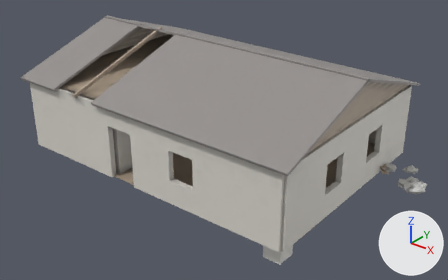
What one commit did to the glTF model jogo/assets/ruinas/casa_r5.glb.
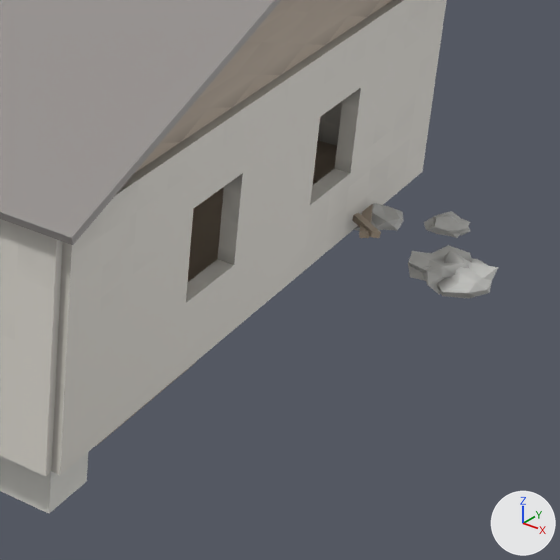
The first picture shows the older version from a 50 mm camera at (15.07, -18.44, 11.88) aimed at (0.85, -0.67, 0.86). The close-ups show the older and then the newer version on the part from 59% to 100% of the width and 34% to 100% of the height of that picture. Only the edits that show in the close-ups are written down. Every picture has the same lights, and +X, +Y and +Z are marked at lower right. Objects named as collision shapes, trigger or cutter boxes, shadow casters or lower levels of detail are left out. Where no turn or scale is listed for an object, it has been applied to the vertices. Vertices at exactly the same position are counted once.

Script lines for the objects in view, before the commit:
```python
me_g = bpy.data.meshes.new('g')
me_g.from_pydata(...)  # 38 vertices, 68 faces; spans x -0.35..0.37, y -0.38..0.38, z -0.9..0.9
# faces by material slot: [56, 12]
me_g.materials.append(mat_branco)
me_g.materials.append(mat_metal)
me_icosphere_006 = bpy.data.meshes.new('Icosphere.006')
me_icosphere_006.from_pydata(...)  # 200 vertices, 376 faces; spans x -2.68..0.4, y -0.52..1.4, z -0.21..0.3
# faces by material slot: [320, 56]
me_icosphere_006.materials.append(mat_concreto)
me_icosphere_006.materials.append(mat_madeira)
me_p = bpy.data.meshes.new('p')
me_p.from_pydata(...)  # 464 vertices, 912 faces; spans x -2.34..10.16, y -0.11..0.11, z -1.5..1.5
me_p.materials.append(mat_parede)
me_p_006 = bpy.data.meshes.new('p.006')
me_p_006.from_pydata(...)  # 330 vertices, 656 faces; spans x -0.11..0.11, y -1.23..7.78, z -1.5..1.5
me_p_006.materials.append(mat_parede)
ob_entulho_fora = bpy.data.objects.new('entulho_fora', me_icosphere_006)
ob_entulho_fora.location = (7.93, 2.1, 0.0)
ob_ext0_0 = bpy.data.objects.new('ext0_0', me_p)
ob_ext0_0.location = (-3.91, -4.5, 1.5)
ob_ext0_1 = bpy.data.objects.new('ext0_1', me_p_006)
ob_ext0_1.location = (6.25, -3.28, 1.5)
ob_geladeira = bpy.data.objects.new('geladeira', me_g)
ob_geladeira.location = (5.69, -3.8, 0.06)
# also in view: 'ext0_2' at (0.0, 4.5, 1.5); 'chao' at (0.0, 0.0, 0.03); 'telhado_oitao2' at (6.14, 0.0, 3.8); 'telhado' at (0.0, 0.0, 3.8)
```
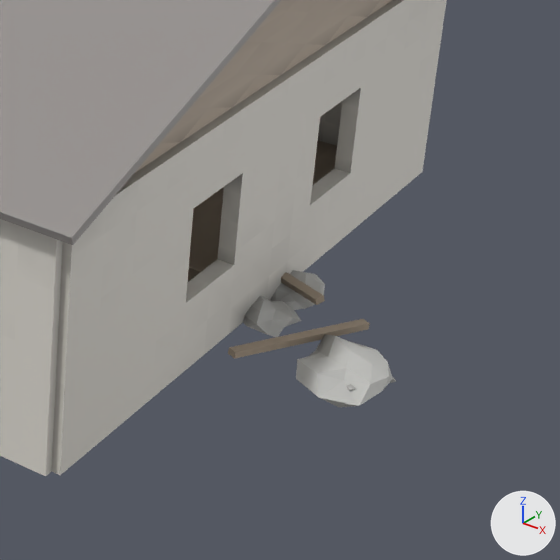
Edits to the bpy script that builds the scene:
```text
Change me_p_006:
    where me_p_006.from_pydata(...)  # 330 vertices, 656 faces; spans x -0.11..0.11, y -1.23..7.78, z -1.5..1.5
    used by ob_ext0_1; location = (6.25, -3.28, 1.5)
    me_p_006 part 1: 113 faces centred in x -0.11..0.11, y -0.2..7.57, z -1.38..0.62 are repainted in the vertex colours; the middle colour goes from white #fcfcfc to white #fafafa
Change me_icosphere_006:
    used by ob_entulho_fora; location = (7.93, 2.1, 0.0)
    remove me_icosphere_006.from_pydata(...)  # 200 vertices, 376 faces; spans x -2.68..0.4, y -0.52..1.4, z -0.21..0.3
    add me_icosphere_006.from_pydata(...)  # 208 vertices, 392 faces; spans x -2.69..0.36, y -0.74..1.94, z -0.26..0.3
    me_icosphere_006 part 2: the loose piece of 20 vertices spanning x -2.68..-1.06, y -0.17..1.24, z 0.0..0.3 is multiplied about its middle by the matrix ((0.911, -0.279, -0.166), (0.21, 0.883, -0.334), (0.248, 0.279, 0.892)), then moved by (0.07, 0.9, 0.0)
    me_icosphere_006 part 3: the loose piece of 20 vertices spanning x -2.68..-1.06, y -0.17..1.24, z 0.0..0.3 is copied, and the copy is multiplied about its middle by the matrix ((0.309, 0.939, -0.149), (-0.945, 0.32, 0.062), (0.106, 0.122, 0.987)), then moved by (1.08, -0.32, 0.0); it spans x -1.24..-0.34, y -0.74..1.16, z 0.01..0.29
    me_icosphere_006 part 4: the loose piece of 42 vertices spanning x -0.5..0.4, y -0.52..0.53, z -0.21..0.21 is rebuilt with 42 vertices and now spans x -0.64..0.36, y -0.56..0.76, z -0.26..0.27
    me_icosphere_006 part 5: the loose piece of 42 vertices spanning x -0.65..0.22, y -0.48..0.47, z -0.18..0.2 is rebuilt with 42 vertices and now spans x -0.35..0.27, y -0.32..0.3, z -0.14..0.15
    me_icosphere_006 part 6: the loose piece of 42 vertices spanning x -1.88..-1.16, y 0.36..1.14, z -0.16..0.17 is rebuilt with 42 vertices and now spans x -1.94..-1.06, y 0.25..0.98, z -0.18..0.19
    me_icosphere_006 part 7: a new loose piece of 42 vertices spanning x -1.87..-1.1, y 0.97..1.78, z -0.19..0.16, in mat_concreto
    me_icosphere_006 part 8: the loose piece of 42 vertices spanning x -0.94..-0.38, y 0.85..1.4, z -0.13..0.15 is deleted
    me_icosphere_006 part 9: 12 vertices removed from x -1.82..-1.18, y -0.19..1.13, z 0.03..0.27
Remove ob_geladeira:
    ob_geladeira = bpy.data.objects.new('geladeira', me_g)
    ob_geladeira.location = (5.69, -3.8, 0.06)
Change ob_entulho_fora:
    ob_entulho_fora.location: (7.93, 2.1, 0.0) -> (7.95, -0.91, 0.0)
```

What differs and where, as boxes [x1, y1, x2, y2] in the close-ups (560 x 560 px; the box of a moved part takes in the faces that stretch with it):
'entulho_fora', reshaped, moved
    before: [313, 175, 498, 298]
    after: [228, 270, 396, 407]
'geladeira', deleted
    before: [0, 452, 88, 513]
part 1 of me_p_006, edited (looks the same)
    both: [152, 88, 429, 398]
part 2 of me_icosphere_006, moved or reshaped
    before: [313, 175, 381, 238]
    after: [281, 272, 325, 305]
part 3 of me_icosphere_006, added
    after: [228, 319, 370, 359]
part 4 of me_icosphere_006, rebuilt (33% wider, 51% taller)
    before: [423, 250, 498, 298]
    after: [296, 334, 396, 407]
part 5 of me_icosphere_006, rebuilt (mostly hidden afterwards)
    before: [408, 245, 472, 294]
    after: [347, 384, 357, 390]
part 6 of me_icosphere_006, rebuilt
    before: [354, 203, 404, 231]
    after: [243, 296, 301, 337]
part 7 of me_icosphere_006, added
    after: [269, 270, 325, 310]
part 8 of me_icosphere_006, deleted
    before: [424, 211, 470, 238]
part 9 of me_icosphere_006, deleted
    before: [359, 204, 373, 238]
